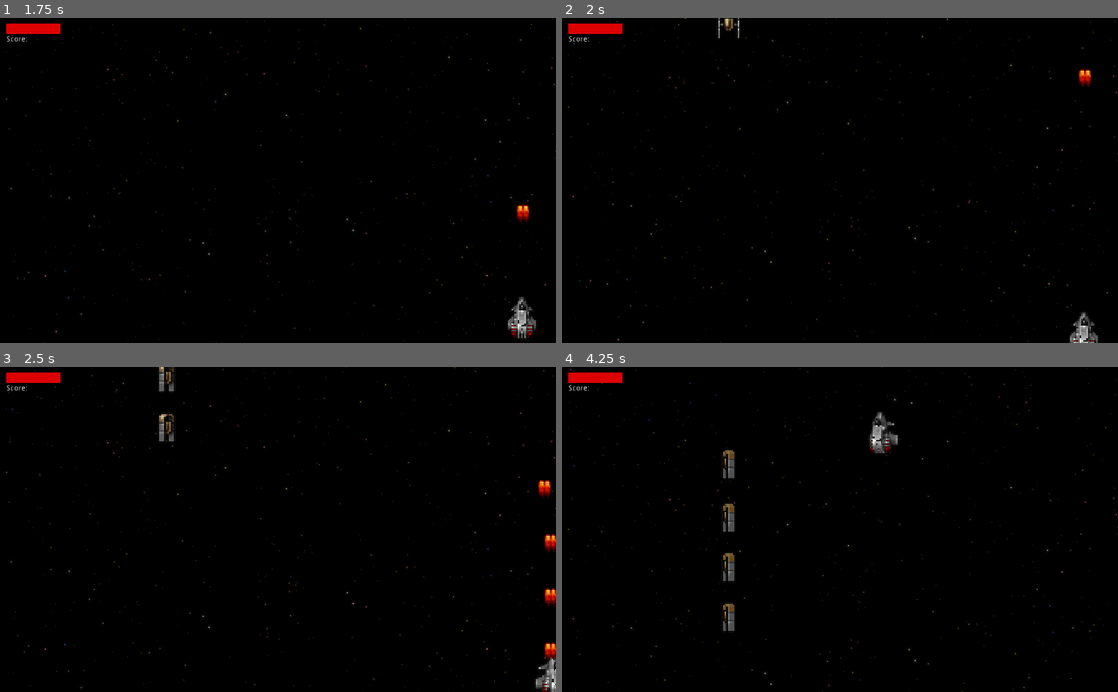
Above: before the commit, frames 1-4 (two rows, left to right).
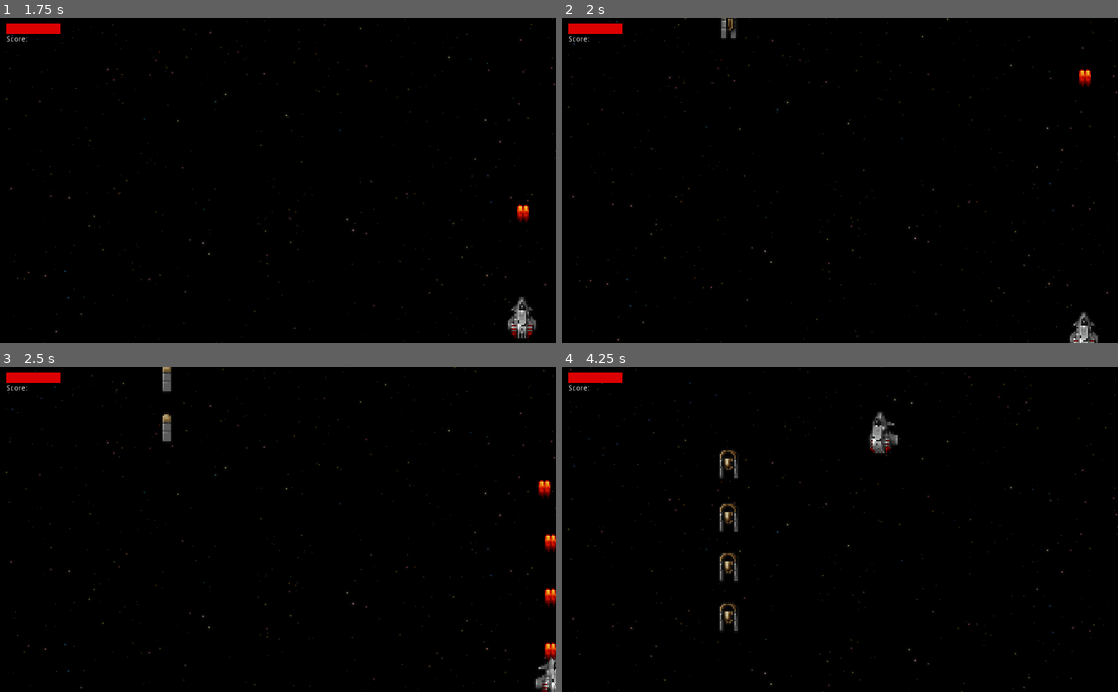
Above: after the commit, the same moments.

Repository: Phlank/FP-Psyrian
Game: Godot game, scene res://src/Levels/Level1.tscn
The game is run twice, just before and just after one commit, with the same random seed, the same clock (stepped at 60 frames per second) and the same inputs. Before the commit the project starts from res://src/Levels/TestLevel.tscn.
Inputs:
- Up to frame 1 (1.75 s): tap Enter (ui_accept) at 0.5, 0.77, 0.8, 1.07, 1.35, 1.52 s; hold Right (move_right) 0.53-1.28 s; hold Space (fire) 0.53-1.28 s; hold Down (move_down) from 1.28 s (still down); tap Space (fire) at 1.55 s
- Up to frame 2 (2 s): keep holding Down (move_down); tap Enter (ui_accept) at 1.82 s
- Up to frame 3 (2.5 s): release Down (move_down) at 2.03 s; hold Right (move_right) from 2.03 s (still down); hold Space (fire) from 2.03 s (still down); tap Enter (ui_accept) at 2.3 s
- Up to frame 4 (4.25 s): release Right (move_right) at 2.78 s; release Space (fire) at 2.78 s; hold Up (move_up) 2.78-3.53 s; tap Space (fire) at 2.85 s; tap Enter (ui_accept) at 3.02, 3.32, 3.6, 3.77, 4.07 s; hold Left (move_left) from 3.53 s (still down)

Frame 1 is identical in both runs. In frame 2, 0.1% of the frame differs, in the area x 28-32%, y 0-7%; in frame 3, 0.3%; in frame 4, 0.8%, in the area x 28-32%, y 25-82%.

Commit message:
gh-1, gh2: Finished title screen

Diff:
--- a/project/Title.gd
+++ /dev/null
@@ -1,17 +0,0 @@
-extends Node2D
-
-
-# Declare member variables here. Examples:
-# var a = 2
-# var b = "text"
-
-
-# Called when the node enters the scene tree for the first time.
-func _ready():
-	$Tween.interpolate_property($TitleLabel, "rect_scale", Vector2(1, 1), Vector2(2, 2), 2, Tween.TRANS_LINEAR, Tween.EASE_IN)
-	pass # Replace with function body.
-
-
-# Called every frame. 'delta' is the elapsed time since the previous frame.
-#func _process(delta):
-#	pass
--- a/project/project.godot
+++ b/project/project.godot
@@ -13,6 +13,11 @@
 "class": "BaseEnemy",
 "language": "GDScript",
 "path": "res://src/Enemies/BaseEnemy.gd"
+}, {
+"base": "Node2D",
+"class": "Fade",
+"language": "GDScript",
+"path": "res://src/Shared/Fade.gd"
 }, {
 "base": "Node2D",
 "class": "HealthBar",
@@ -36,6 +41,7 @@
 } ]
 _global_script_class_icons={
 "BaseEnemy": "",
+"Fade": "",
 "HealthBar": "",
 "Player": "",
 "PlayerBullet": "",
@@ -45,7 +51,7 @@
 [application]
 
 config/name="project"
-run/main_scene="res://src/Levels/TestLevel.tscn"
+run/main_scene="res://src/Levels/Level1.tscn"
 config/icon="res://icon.png"
 
 [display]
--- a/project/src/Enemies/Rotator.gd
+++ b/project/src/Enemies/Rotator.gd
@@ -14,7 +14,6 @@
 	hitpoints = 20
 	reward = 50
 	contact_damage = 1
-	$Animation.play("idle")
 
 func _process(delta):
 	if is_inflicting:
--- a/project/src/Enemies/Rotator.tscn
+++ b/project/src/Enemies/Rotator.tscn
@@ -121,7 +121,8 @@
 [node name="Animation" type="AnimatedSprite" parent="."]
 position = Vector2( 0.350767, 0.841846 )
 frames = SubResource( 23 )
-animation = "New Anim"
+animation = "idle"
+frame = 2
 playing = true
 
 [node name="CollisionShape2D" type="CollisionShape2D" parent="."]
--- a/project/src/Levels/TestLevel.gd
+++ b/project/src/Levels/Level1.gd
@@ -8,6 +8,7 @@
 onready var bullet_scene = load("res://src/Shared/PlayerBullet.tscn")
 
 func _ready():
+	$Fade.fade_in()
 	$HealthBar.set_health(100)
 	since_last_fire = fire_rate
 	$Player.constant_movement = Vector2(0, -scene_movement)
@@ -16,7 +17,6 @@
 	$ScoreLabel.rect_position = $PlayerArea.position + Vector2(-500, -270)
 	$HealthBar.position = $PlayerArea.position + Vector2(-450, -280)
 	$Camera2D.position = $PlayerArea.position
-	$BackgroundMusic.position = $PlayerArea.position
 	if Input.is_action_pressed("fire"):
 		_process_attack(delta)
 	_process_camera_movement(delta)
@@ -28,7 +28,6 @@
 		_fire()
 
 func _fire():
-	$FireSound.position.y = $Player.position.y
 	$FireSound.play()
 	var spawns = get_tree().get_nodes_in_group("bulletspawns1")
 	for spawn in spawns:
@@ -44,10 +43,11 @@
 	_ensure_player_inside_bounds()
 
 func _ensure_player_inside_bounds():
-	var top = $PlayerArea.position.y - $PlayerArea/PlayerAreaShape.shape.get_extents().y / 2 + 20
-	var bottom = $PlayerArea.position.y + $PlayerArea/PlayerAreaShape.shape.get_extents().y / 2 - 20
-	var left = $PlayerArea.position.x - $PlayerArea/PlayerAreaShape.shape.get_extents().x / 2 + 20
-	var right = $PlayerArea.position.x + $PlayerArea/PlayerAreaShape.shape.get_extents().x / 2 - 20
+	var top = $PlayerArea.position.y - 300 + 20
+	var bottom = $PlayerArea.position.y + 300 - 20
+	var left = $PlayerArea.position.x - 512 + 20
+	var right = $PlayerArea.position.x + 512 - 20
+
 	# Horizontal bounds
 	if $Player.position.x < left:
 		$Player.position.x = left
@@ -69,12 +69,9 @@
 	$HealthBar.set_health(health)
 
 func _on_PlayerArea_body_entered(body):
-	print("Player Area Entered")
 	if body.is_in_group("enemies"):
-		print("Action starting...")
 		body.start_action()
 	pass # Replace with function body.
-
 
 func _on_Rotator_death(score_bonus):
 	score += score_bonus
--- a/project/src/Levels/TestLevel.tscn
+++ b/project/src/Levels/Level1.tscn
@@ -1,12 +1,13 @@
-[gd_scene load_steps=10 format=2]
-
-[ext_resource path="res://src/Shared/Player.tscn" type="PackedScene" id=1]
-[ext_resource path="res://src/Shared/StarBackground.tscn" type="PackedScene" id=2]
-[ext_resource path="res://src/Levels/TestLevel.gd" type="Script" id=3]
-[ext_resource path="res://src/Enemies/Rotator.tscn" type="PackedScene" id=4]
-[ext_resource path="res://assets/wav/fire.wav" type="AudioStream" id=5]
-[ext_resource path="res://src/Shared/HealthBar.tscn" type="PackedScene" id=6]
+[gd_scene load_steps=11 format=2]
+
+[ext_resource path="res://src/Levels/Level1.gd" type="Script" id=1]
+[ext_resource path="res://src/Enemies/Rotator.tscn" type="PackedScene" id=2]
+[ext_resource path="res://src/Shared/HealthBar.tscn" type="PackedScene" id=3]
+[ext_resource path="res://src/Shared/StarBackground.tscn" type="PackedScene" id=4]
+[ext_resource path="res://src/Shared/Player.tscn" type="PackedScene" id=5]
+[ext_resource path="res://assets/wav/fire.wav" type="AudioStream" id=6]
 [ext_resource path="res://assets/wav/sawsquarenoise - Title Screen.wav" type="AudioStream" id=7]
+[ext_resource path="res://src/Shared/Fade.tscn" type="PackedScene" id=8]
 
 [sub_resource type="RectangleShape2D" id=1]
 extents = Vector2( 1024, 600 )
@@ -15,245 +16,245 @@
 extents = Vector2( 1000, 300 )
 
 [node name="TestLevel" type="Node2D"]
-script = ExtResource( 3 )
-
-[node name="StarBackground" parent="." instance=ExtResource( 2 )]
+script = ExtResource( 1 )
+
+[node name="StarBackground" parent="." instance=ExtResource( 4 )]
 layer = -128
 
 [node name="Enemies" type="Node2D" parent="."]
 
-[node name="Rotator6" parent="Enemies" instance=ExtResource( 4 )]
+[node name="Rotator6" parent="Enemies" instance=ExtResource( 2 )]
 position = Vector2( -205.641, -680.1 )
 scale = Vector2( 3, 3 )
 
-[node name="Rotator7" parent="Enemies" instance=ExtResource( 4 )]
+[node name="Rotator7" parent="Enemies" instance=ExtResource( 2 )]
 position = Vector2( -205.641, -863.835 )
 scale = Vector2( 3, 3 )
 
-[node name="Rotator8" parent="Enemies" instance=ExtResource( 4 )]
+[node name="Rotator8" parent="Enemies" instance=ExtResource( 2 )]
 position = Vector2( -205.641, -962.929 )
 scale = Vector2( 3, 3 )
 
-[node name="Rotator9" parent="Enemies" instance=ExtResource( 4 )]
+[node name="Rotator9" parent="Enemies" instance=ExtResource( 2 )]
 position = Vector2( -205.641, -772.476 )
 scale = Vector2( 3, 3 )
 
-[node name="Rotator10" parent="Enemies" instance=ExtResource( 4 )]
+[node name="Rotator10" parent="Enemies" instance=ExtResource( 2 )]
 position = Vector2( 193.904, -1406.79 )
 scale = Vector2( 3, 3 )
 
-[node name="Rotator11" parent="Enemies" instance=ExtResource( 4 )]
+[node name="Rotator11" parent="Enemies" instance=ExtResource( 2 )]
 position = Vector2( 193.904, -1670.22 )
 scale = Vector2( 3, 3 )
 
-[node name="Rotator12" parent="Enemies" instance=ExtResource( 4 )]
+[node name="Rotator12" parent="Enemies" instance=ExtResource( 2 )]
 position = Vector2( 193.904, -1493.06 )
 scale = Vector2( 3, 3 )
 
-[node name="Rotator13" parent="Enemies" instance=ExtResource( 4 )]
+[node name="Rotator13" parent="Enemies" instance=ExtResource( 2 )]
 position = Vector2( 193.904, -1583.23 )
 scale = Vector2( 3, 3 )
 
-[node name="Rotator14" parent="Enemies" instance=ExtResource( 4 )]
+[node name="Rotator14" parent="Enemies" instance=ExtResource( 2 )]
 position = Vector2( -27.3252, -2168.99 )
 scale = Vector2( 3, 3 )
 
-[node name="Rotator15" parent="Enemies" instance=ExtResource( 4 )]
+[node name="Rotator15" parent="Enemies" instance=ExtResource( 2 )]
 position = Vector2( -27.0166, -2438.27 )
 scale = Vector2( 3, 3 )
 
-[node name="Rotator16" parent="Enemies" instance=ExtResource( 4 )]
+[node name="Rotator16" parent="Enemies" instance=ExtResource( 2 )]
 position = Vector2( -28.076, -2356.28 )
 scale = Vector2( 3, 3 )
 
-[node name="Rotator17" parent="Enemies" instance=ExtResource( 4 )]
+[node name="Rotator17" parent="Enemies" instance=ExtResource( 2 )]
 position = Vector2( -28.076, -2263.67 )
 scale = Vector2( 3, 3 )
 
-[node name="Rotator18" parent="Enemies" instance=ExtResource( 4 )]
+[node name="Rotator18" parent="Enemies" instance=ExtResource( 2 )]
 position = Vector2( 32.6101, -2168.99 )
 scale = Vector2( 3, 3 )
 
-[node name="Rotator19" parent="Enemies" instance=ExtResource( 4 )]
+[node name="Rotator19" parent="Enemies" instance=ExtResource( 2 )]
 position = Vector2( 32.9188, -2438.27 )
 scale = Vector2( 3, 3 )
 
-[node name="Rotator20" parent="Enemies" instance=ExtResource( 4 )]
+[node name="Rotator20" parent="Enemies" instance=ExtResource( 2 )]
 position = Vector2( 31.8593, -2356.28 )
 scale = Vector2( 3, 3 )
 
-[node name="Rotator21" parent="Enemies" instance=ExtResource( 4 )]
+[node name="Rotator21" parent="Enemies" instance=ExtResource( 2 )]
 position = Vector2( 31.8593, -2263.67 )
 scale = Vector2( 3, 3 )
 
-[node name="Rotator22" parent="Enemies" instance=ExtResource( 4 )]
+[node name="Rotator22" parent="Enemies" instance=ExtResource( 2 )]
 position = Vector2( -33.8899, -2927.51 )
 scale = Vector2( 3, 3 )
 acceleration = Vector2( -1, 4 )
 
-[node name="Rotator23" parent="Enemies" instance=ExtResource( 4 )]
+[node name="Rotator23" parent="Enemies" instance=ExtResource( 2 )]
 position = Vector2( -34.9493, -3061.85 )
 scale = Vector2( 3, 3 )
 acceleration = Vector2( -4, 1 )
 
-[node name="Rotator24" parent="Enemies" instance=ExtResource( 4 )]
+[node name="Rotator24" parent="Enemies" instance=ExtResource( 2 )]
 position = Vector2( -33.8899, -3013.77 )
 scale = Vector2( 3, 3 )
 acceleration = Vector2( -3, 2 )
 
-[node name="Rotator25" parent="Enemies" instance=ExtResource( 4 )]
+[node name="Rotator25" parent="Enemies" instance=ExtResource( 2 )]
 position = Vector2( -33.8899, -2969.43 )
 scale = Vector2( 3, 3 )
 acceleration = Vector2( -2, 3 )
 
-[node name="Rotator26" parent="Enemies" instance=ExtResource( 4 )]
+[node name="Rotator26" parent="Enemies" instance=ExtResource( 2 )]
 position = Vector2( 26.0455, -2927.51 )
 scale = Vector2( 3, 3 )
 acceleration = Vector2( 1, 4 )
 
-[node name="Rotator27" parent="Enemies" instance=ExtResource( 4 )]
+[node name="Rotator27" parent="Enemies" instance=ExtResource( 2 )]
 position = Vector2( 26.0455, -3060.79 )
 scale = Vector2( 3, 3 )
 acceleration = Vector2( 4, 1 )
 
-[node name="Rotator30" parent="Enemies" instance=ExtResource( 4 )]
+[node name="Rotator30" parent="Enemies" instance=ExtResource( 2 )]
 position = Vector2( -35.4773, -3226.07 )
 scale = Vector2( 3, 3 )
 velocity = Vector2( 0, 50 )
 acceleration = Vector2( 0, 5 )
 
-[node name="Rotator31" parent="Enemies" instance=ExtResource( 4 )]
+[node name="Rotator31" parent="Enemies" instance=ExtResource( 2 )]
 position = Vector2( 25.5175, -3227.53 )
 scale = Vector2( 3, 3 )
 velocity = Vector2( 0, 50 )
 acceleration = Vector2( 0, 5 )
 
-[node name="Rotator32" parent="Enemies" instance=ExtResource( 4 )]
+[node name="Rotator32" parent="Enemies" instance=ExtResource( 2 )]
 position = Vector2( -171.754, -3712.98 )
 scale = Vector2( 3, 3 )
 velocity = Vector2( 0, 300 )
 acceleration = Vector2( 0, -3 )
 
-[node name="Rotator33" parent="Enemies" instance=ExtResource( 4 )]
+[node name="Rotator33" parent="Enemies" instance=ExtResource( 2 )]
 position = Vector2( 158.956, -3712.98 )
 scale = Vector2( 3, 3 )
 velocity = Vector2( 0, 300 )
 acceleration = Vector2( 0, -3 )
 
-[node name="Rotator34" parent="Enemies" instance=ExtResource( 4 )]
+[node name="Rotator34" parent="Enemies" instance=ExtResource( 2 )]
 position = Vector2( -108.112, -3891.79 )
 scale = Vector2( 3, 3 )
 velocity = Vector2( 0, 350 )
 acceleration = Vector2( 1, -4 )
 
-[node name="Rotator36" parent="Enemies" instance=ExtResource( 4 )]
+[node name="Rotator36" parent="Enemies" instance=ExtResource( 2 )]
 position = Vector2( -224.025, -3888.01 )
 scale = Vector2( 3, 3 )
 velocity = Vector2( 0, 350 )
 acceleration = Vector2( 0, -4 )
 
-[node name="Rotator35" parent="Enemies" instance=ExtResource( 4 )]
+[node name="Rotator35" parent="Enemies" instance=ExtResource( 2 )]
 position = Vector2( 102.906, -3890.53 )
 scale = Vector2( 3, 3 )
 velocity = Vector2( 0, 350 )
 acceleration = Vector2( -1, -4 )
 
-[node name="Rotator37" parent="Enemies" instance=ExtResource( 4 )]
+[node name="Rotator37" parent="Enemies" instance=ExtResource( 2 )]
 position = Vector2( 222.599, -3891.79 )
 scale = Vector2( 3, 3 )
 velocity = Vector2( 0, 350 )
 acceleration = Vector2( 0, -4 )
 
-[node name="Rotator38" parent="Enemies" instance=ExtResource( 4 )]
+[node name="Rotator38" parent="Enemies" instance=ExtResource( 2 )]
 position = Vector2( -158.406, -4828.91 )
 scale = Vector2( 3, 3 )
 velocity = Vector2( 0, 300 )
 acceleration = Vector2( 0, -3 )
 
-[node name="Rotator39" parent="Enemies" instance=ExtResource( 4 )]
+[node name="Rotator39" parent="Enemies" instance=ExtResource( 2 )]
 position = Vector2( 172.305, -4828.91 )
 scale = Vector2( 3, 3 )
 velocity = Vector2( 0, 300 )
 acceleration = Vector2( 0, -3 )
 
-[node name="Rotator40" parent="Enemies" instance=ExtResource( 4 )]
+[node name="Rotator40" parent="Enemies" instance=ExtResource( 2 )]
 position = Vector2( -100.103, -4671.33 )
 scale = Vector2( 3, 3 )
 velocity = Vector2( 0, 350 )
 acceleration = Vector2( 1, -4 )
 
-[node name="Rotator41" parent="Enemies" instance=ExtResource( 4 )]
+[node name="Rotator41" parent="Enemies" instance=ExtResource( 2 )]
 position = Vector2( -216.016, -4667.55 )
 scale = Vector2( 3, 3 )
 velocity = Vector2( 0, 350 )
 acceleration = Vector2( 0, -4 )
 
-[node name="Rotator42" parent="Enemies" instance=ExtResource( 4 )]
+[node name="Rotator42" parent="Enemies" instance=ExtResource( 2 )]
 position = Vector2( 110.915, -4670.07 )
 scale = Vector2( 3, 3 )
 velocity = Vector2( 0, 350 )
 acceleration = Vector2( -1, -4 )
 
-[node name="Rotator43" parent="Enemies" instance=ExtResource( 4 )]
+[node name="Rotator43" parent="Enemies" instance=ExtResource( 2 )]
 position = Vector2( 230.608, -4671.33 )
 scale = Vector2( 3, 3 )
 velocity = Vector2( 0, 350 )
 acceleration = Vector2( 0, -4 )
 
-[node name="Rotator44" parent="Enemies" instance=ExtResource( 4 )]
+[node name="Rotator44" parent="Enemies" instance=ExtResource( 2 )]
 position = Vector2( -400.055, -5589.86 )
 scale = Vector2( 3, 3 )
 velocity = Vector2( 400, 0 )
 acceleration = Vector2( -2, 0 )
 
-[node name="Rotator45" parent="Enemies" instance=ExtResource( 4 )]
+[node name="Rotator45" parent="Enemies" instance=ExtResource( 2 )]
 position = Vector2( 70.3493, -5306.7 )
 scale = Vector2( 3, 3 )
 velocity = Vector2( 0, -300 )
 acceleration = Vector2( 0, 3 )
 
-[node name="Rotator50" parent="Enemies" instance=ExtResource( 4 )]
+[node name="Rotator50" parent="Enemies" instance=ExtResource( 2 )]
 position = Vector2( 219.481, -5805.06 )
 scale = Vector2( 3, 3 )
 velocity = Vector2( 0, 300 )
 acceleration = Vector2( 0, -3 )
 
-[node name="Rotator51" parent="Enemies" instance=ExtResource( 4 )]
+[node name="Rotator51" parent="Enemies" instance=ExtResource( 2 )]
 position = Vector2( -122.201, -5812.61 )
 scale = Vector2( 3, 3 )
 velocity = Vector2( 0, 300 )
 acceleration = Vector2( 0, -3 )
 
-[node name="Rotator46" parent="Enemies" instance=ExtResource( 4 )]
+[node name="Rotator46" parent="Enemies" instance=ExtResource( 2 )]
 position = Vector2( -396.497, -5415.29 )
 scale = Vector2( 3, 3 )
 velocity = Vector2( 400, 0 )
 acceleration = Vector2( -2, 0 )
 
-[node name="Rotator47" parent="Enemies" instance=ExtResource( 4 )]
+[node name="Rotator47" parent="Enemies" instance=ExtResource( 2 )]
 position = Vector2( 350.292, -5515.34 )
 scale = Vector2( 3, 3 )
 velocity = Vector2( -400, 0 )
 acceleration = Vector2( 2, 0 )
 
-[node name="Rotator48" parent="Enemies" instance=ExtResource( 4 )]
+[node name="Rotator48" parent="Enemies" instance=ExtResource( 2 )]
 position = Vector2( 350.642, -5689.65 )
 scale = Vector2( 3, 3 )
 velocity = Vector2( -400, 0 )
 acceleration = Vector2( 2, 0 )
 
-[node name="Rotator49" parent="Enemies" instance=ExtResource( 4 )]
+[node name="Rotator49" parent="Enemies" instance=ExtResource( 2 )]
 position = Vector2( -258.336, -5305.81 )
 scale = Vector2( 3, 3 )
 velocity = Vector2( 0, -300 )
 acceleration = Vector2( 0, 3 )
 
-[node name="Rotator28" parent="Enemies" instance=ExtResource( 4 )]
+[node name="Rotator28" parent="Enemies" instance=ExtResource( 2 )]
 position = Vector2( 26.0455, -3013.77 )
 scale = Vector2( 3, 3 )
 acceleration = Vector2( 3, 2 )
 
-[node name="Rotator29" parent="Enemies" instance=ExtResource( 4 )]
+[node name="Rotator29" parent="Enemies" instance=ExtResource( 2 )]
 position = Vector2( 26.0455, -2969.43 )
 scale = Vector2( 3, 3 )
 acceleration = Vector2( 2, 3 )
@@ -279,11 +280,11 @@
 position = Vector2( 0, -1.7818 )
 shape = SubResource( 1 )
 
-[node name="FireSound" type="AudioStreamPlayer2D" parent="."]
-stream = ExtResource( 5 )
+[node name="FireSound" type="AudioStreamPlayer" parent="."]
+stream = ExtResource( 6 )
 volume_db = -9.0
 
-[node name="HealthBar" parent="." instance=ExtResource( 6 )]
+[node name="HealthBar" parent="." instance=ExtResource( 3 )]
 
 [node name="ScoreLabel" type="Label" parent="."]
 margin_right = 100.0
@@ -294,7 +295,7 @@
 "_edit_use_anchors_": false
 }
 
-[node name="BackgroundMusic" type="AudioStreamPlayer2D" parent="."]
+[node name="BackgroundMusic" type="AudioStreamPlayer" parent="."]
 stream = ExtResource( 7 )
 volume_db = -6.0
 autoplay = true
@@ -305,6 +306,9 @@
 [node name="CollisionShape2D" type="CollisionShape2D" parent="WinArea"]
 position = Vector2( 0, -1411.42 )
 shape = SubResource( 2 )
+
+[node name="Fade" parent="." instance=ExtResource( 8 )]
+position = Vector2( -511.265, -295.996 )
 [connection signal="death" from="Enemies/Rotator6" to="." method="_on_Rotator_death"]
 [connection signal="death" from="Enemies/Rotator7" to="." method="_on_Rotator_death"]
 [connection signal="death" from="Enemies/Rotator8" to="." method="_on_Rotator_death"]
--- /dev/null
+++ b/project/src/Shared/Fade.gd
@@ -0,0 +1,25 @@
+class_name Fade
+extends Node2D
+
+signal faded_in
+signal faded_out
+
+func _ready():
+	pass # Replace with function body.
+
+func play(value):
+	$AnimationPlayer.play(value)
+
+func fade_in():
+	$AnimationPlayer.play("fade_in")
+	hide()
+
+func fade_out():
+	show()
+	$AnimationPlayer.play("fade_out")
+
+func _on_AnimationPlayer_animation_finished(anim_name):
+	if anim_name == "fade_in":
+		emit_signal("faded_in")
+	else:
+		emit_signal("faded_out")
--- /dev/null
+++ b/project/src/Shared/Fade.tscn
@@ -0,0 +1,51 @@
+[gd_scene load_steps=4 format=2]
+
+[ext_resource path="res://src/Shared/Fade.gd" type="Script" id=1]
+
+
+
+[sub_resource type="Animation" id=1]
+resource_name = "fade_in"
+tracks/0/type = "value"
+tracks/0/path = NodePath("ColorRect:color:a")
+tracks/0/interp = 1
+tracks/0/loop_wrap = true
+tracks/0/imported = false
+tracks/0/enabled = true
+tracks/0/keys = {
+"times": PoolRealArray( 0, 1 ),
+"transitions": PoolRealArray( 1, 1 ),
+"update": 0,
+"values": [ 1.0, 0.0 ]
+}
+
+[sub_resource type="Animation" id=2]
+resource_name = "fade_out"
+tracks/0/type = "value"
+tracks/0/path = NodePath("ColorRect:color:a")
+tracks/0/interp = 1
+tracks/0/loop_wrap = true
+tracks/0/imported = false
+tracks/0/enabled = true
+tracks/0/keys = {
+"times": PoolRealArray( 0, 1 ),
+"transitions": PoolRealArray( 1, 1 ),
+"update": 0,
+"values": [ 0.0, 1.0 ]
+}
+
+[node name="Fade" type="Node2D"]
+script = ExtResource( 1 )
+
+[node name="ColorRect" type="ColorRect" parent="."]
+margin_right = 1024.0
+margin_bottom = 600.0
+color = Color( 0, 0, 0, 1 )
+__meta__ = {
+"_edit_use_anchors_": false
+}
+
+[node name="AnimationPlayer" type="AnimationPlayer" parent="."]
+anims/fade_in = SubResource( 1 )
+anims/fade_out = SubResource( 2 )
+[connection signal="animation_finished" from="AnimationPlayer" to="." method="_on_AnimationPlayer_animation_finished"]
--- a/project/src/Shared/Player.gd
+++ b/project/src/Shared/Player.gd
@@ -9,10 +9,12 @@
 
 var base_movement : Vector2
 var gun_level : int
+onready var vulnerable = true
 
 var bullet_scene = load("res://src/Shared/PlayerBullet.tscn")
 
 signal health_changed(health)
+signal died()
 
 func _ready():
 	gun_level = 1
@@ -63,15 +65,19 @@
 	$BulletSpawn2.position = position + Vector2(5, 0)
 
 func inflict(damage):
-	health = clamp(health - damage, 0, 9999)
-	print(health)
-	emit_signal("health_changed", health)
-	if (health == 0):
-		_kill()
+	if vulnerable:
+		health = clamp(health - damage, 0, 9999)
+		print(health)
+		emit_signal("health_changed", health)
+		if (health == 0):
+			_kill()
 
 func bound_position(new_position : Vector2):
 	position = new_position
 	base_movement = Vector2(0, 0)
 
 func _kill():
-	pass
+	vulnerable = false
+	emit_signal("died")
+	$AnimatedSprite.play("death")
+	$DeathSound.play()
--- a/project/src/Shared/Player.tscn
+++ b/project/src/Shared/Player.tscn
@@ -1,7 +1,9 @@
-[gd_scene load_steps=10 format=2]
+[gd_scene load_steps=26 format=2]
 
 [ext_resource path="res://assets/img/ship.png" type="Texture" id=1]
 [ext_resource path="res://src/Shared/Player.gd" type="Script" id=2]
+[ext_resource path="res://assets/wav/player_death.wav" type="AudioStream" id=3]
+[ext_resource path="res://assets/img/largeexplosion.png" type="Texture" id=4]
 
 [sub_resource type="AtlasTexture" id=1]
 atlas = ExtResource( 1 )
@@ -22,6 +24,62 @@
 [sub_resource type="AtlasTexture" id=5]
 atlas = ExtResource( 1 )
 region = Rect2( 0, 0, 23, 27 )
+
+[sub_resource type="AtlasTexture" id=8]
+atlas = ExtResource( 4 )
+region = Rect2( 0, 0, 24, 24 )
+
+[sub_resource type="AtlasTexture" id=9]
+atlas = ExtResource( 4 )
+region = Rect2( 0, 24, 24, 24 )
+
+[sub_resource type="AtlasTexture" id=10]
+atlas = ExtResource( 4 )
+region = Rect2( 24, 0, 24, 24 )
+
+[sub_resource type="AtlasTexture" id=11]
+atlas = ExtResource( 4 )
+region = Rect2( 24, 24, 24, 24 )
+
+[sub_resource type="AtlasTexture" id=12]
+atlas = ExtResource( 4 )
+region = Rect2( 48, 0, 24, 24 )
+
+[sub_resource type="AtlasTexture" id=13]
+atlas = ExtResource( 4 )
+region = Rect2( 48, 24, 24, 24 )
+
+[sub_resource type="AtlasTexture" id=14]
+atlas = ExtResource( 4 )
+region = Rect2( 72, 0, 24, 24 )
+
+[sub_resource type="AtlasTexture" id=15]
+atlas = ExtResource( 4 )
+region = Rect2( 72, 24, 24, 24 )
+
+[sub_resource type="AtlasTexture" id=16]
+atlas = ExtResource( 4 )
+region = Rect2( 96, 0, 24, 24 )
+
+[sub_resource type="AtlasTexture" id=17]
+atlas = ExtResource( 4 )
+region = Rect2( 96, 24, 24, 24 )
+
+[sub_resource type="AtlasTexture" id=18]
+atlas = ExtResource( 4 )
+region = Rect2( 120, 0, 24, 24 )
+
+[sub_resource type="AtlasTexture" id=19]
+atlas = ExtResource( 4 )
+region = Rect2( 120, 24, 24, 24 )
+
+[sub_resource type="AtlasTexture" id=20]
+atlas = ExtResource( 4 )
+region = Rect2( 144, 0, 24, 24 )
+
+[sub_resource type="AtlasTexture" id=21]
+atlas = ExtResource( 4 )
+region = Rect2( 144, 24, 24, 24 )
 
 [sub_resource type="SpriteFrames" id=6]
 animations = [ {
@@ -49,6 +107,11 @@
 "loop": true,
 "name": "left_max",
 "speed": 5.0
+}, {
+"frames": [ SubResource( 8 ), SubResource( 9 ), SubResource( 10 ), SubResource( 11 ), SubResource( 12 ), SubResource( 13 ), SubResource( 14 ), SubResource( 15 ), SubResource( 16 ), SubResource( 17 ), SubResource( 18 ), SubResource( 19 ), SubResource( 20 ), SubResource( 21 ) ],
+"loop": false,
+"name": "death",
+"speed": 5.0
 } ]
 
 [sub_resource type="CapsuleShape2D" id=7]
@@ -63,7 +126,7 @@
 [node name="AnimatedSprite" type="AnimatedSprite" parent="."]
 position = Vector2( -0.629959, -0.787445 )
 frames = SubResource( 6 )
-animation = "right"
+animation = "idle"
 
 [node name="CollisionShape2D" type="CollisionShape2D" parent="."]
 shape = SubResource( 7 )
@@ -77,3 +140,6 @@
 "bulletspawns1",
 ]]
 position = Vector2( 5, -25 )
+
+[node name="DeathSound" type="AudioStreamPlayer" parent="."]
+stream = ExtResource( 3 )
--- /dev/null
+++ b/project/src/Shared/Title.gd
@@ -0,0 +1,11 @@
+extends Node2D
+
+func _ready():
+	$Fade.fade_in()
+
+func _process(delta):
+	if Input.is_action_just_pressed("ui_accept"):
+		$Fade.fade_out()
+
+func _on_Fade_faded_out():
+	get_tree().change_scene("res://src/Levels/Level1.tscn")
--- a/project/src/Shared/Title.tscn
+++ b/project/src/Shared/Title.tscn
@@ -1,12 +1,16 @@
-[gd_scene load_steps=6 format=2]
+[gd_scene load_steps=8 format=2]
 
-[ext_resource path="res://Title.gd" type="Script" id=1]
+[ext_resource path="res://src/Shared/Title.gd" type="Script" id=1]
 [ext_resource path="res://src/Shared/StarBackground.tscn" type="PackedScene" id=2]
 [ext_resource path="res://assets/fonts/Gameplay.ttf" type="DynamicFontData" id=3]
 [ext_resource path="res://assets/wav/intro.wav" type="AudioStream" id=4]
+[ext_resource path="res://src/Shared/Fade.tscn" type="PackedScene" id=5]
 
 [sub_resource type="DynamicFont" id=1]
 size = 100
+font_data = ExtResource( 3 )
+
+[sub_resource type="DynamicFont" id=2]
 font_data = ExtResource( 3 )
 
 [node name="Title" type="Node2D"]
@@ -35,3 +39,17 @@
 [node name="AudioStreamPlayer" type="AudioStreamPlayer" parent="."]
 stream = ExtResource( 4 )
 autoplay = true
+
+[node name="Label" type="Label" parent="."]
+margin_top = 400.0
+margin_right = 1024.0
+margin_bottom = 419.0
+custom_fonts/font = SubResource( 2 )
+text = "Press Space to Begin"
+align = 1
+__meta__ = {
+"_edit_use_anchors_": false
+}
+
+[node name="Fade" parent="." instance=ExtResource( 5 )]
+[connection signal="faded_out" from="Fade" to="." method="_on_Fade_faded_out"]
Not shown, added: project/assets/wav/player_death.wav.import
Not shown: 1 places in project/src/Levels/Level1.tscn that only renumber resources
Not shown, added: project/assets/wav/player_death.wav
